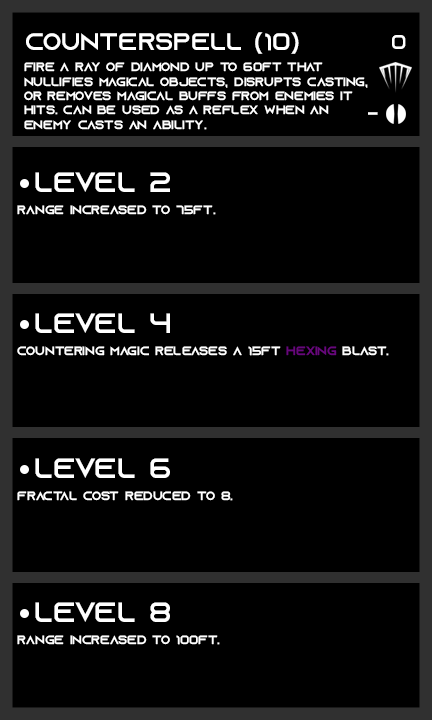
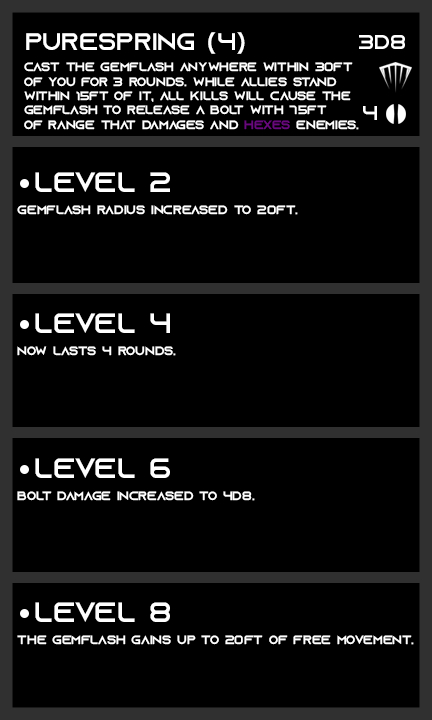
Comparing the layer stacks of the two 432x720 images. Changes:
painted on "AP" over [left=363, top=106, right=378, bottom=120]
renamed "0" to "3d8", painted on it over [left=359, top=35, right=406, bottom=49]
painted on "archetype" over [left=24, top=62, right=368, bottom=130]
renamed "counterspell (10)" to "purespring (4)", painted on it over [left=26, top=32, right=299, bottom=54]
renamed "range increased to 75ft." to "gemflash radius increased to 20ft.", painted on it over [left=17, top=205, right=298, bottom=215]
renamed "countering magic releases a 15ft hexing blast." to "now lasts 4 rounds.", painted on it over [left=17, top=346, right=389, bottom=356]
renamed "fractal cost reduced to 8." to "bolt damage increased to 4d8.", painted on it over [left=17, top=491, right=255, bottom=501]
renamed "range increased to 100ft." to "the gemflash gains up to 20ft of free movement.", painted on it over [left=17, top=635, right=414, bottom=645]
